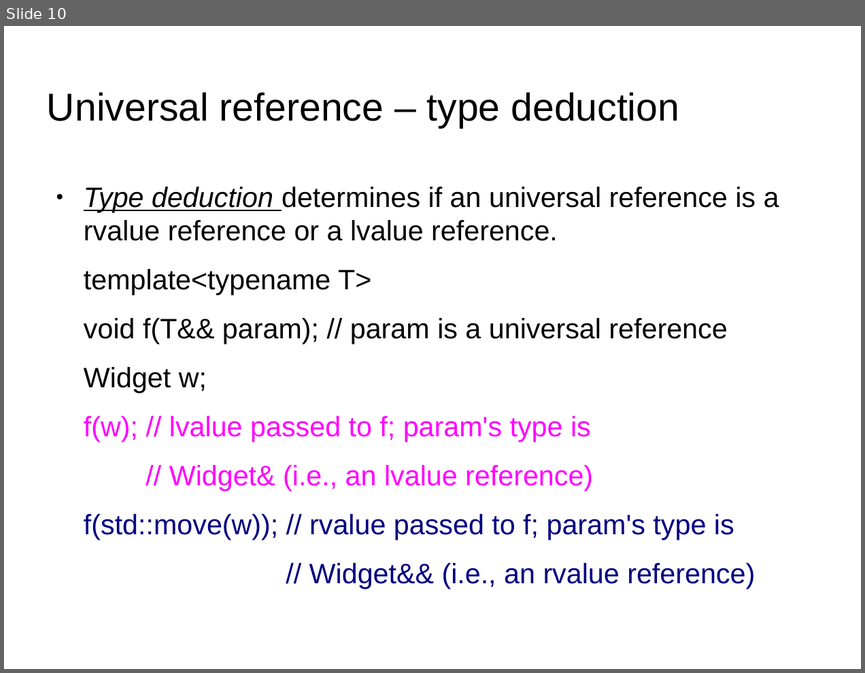
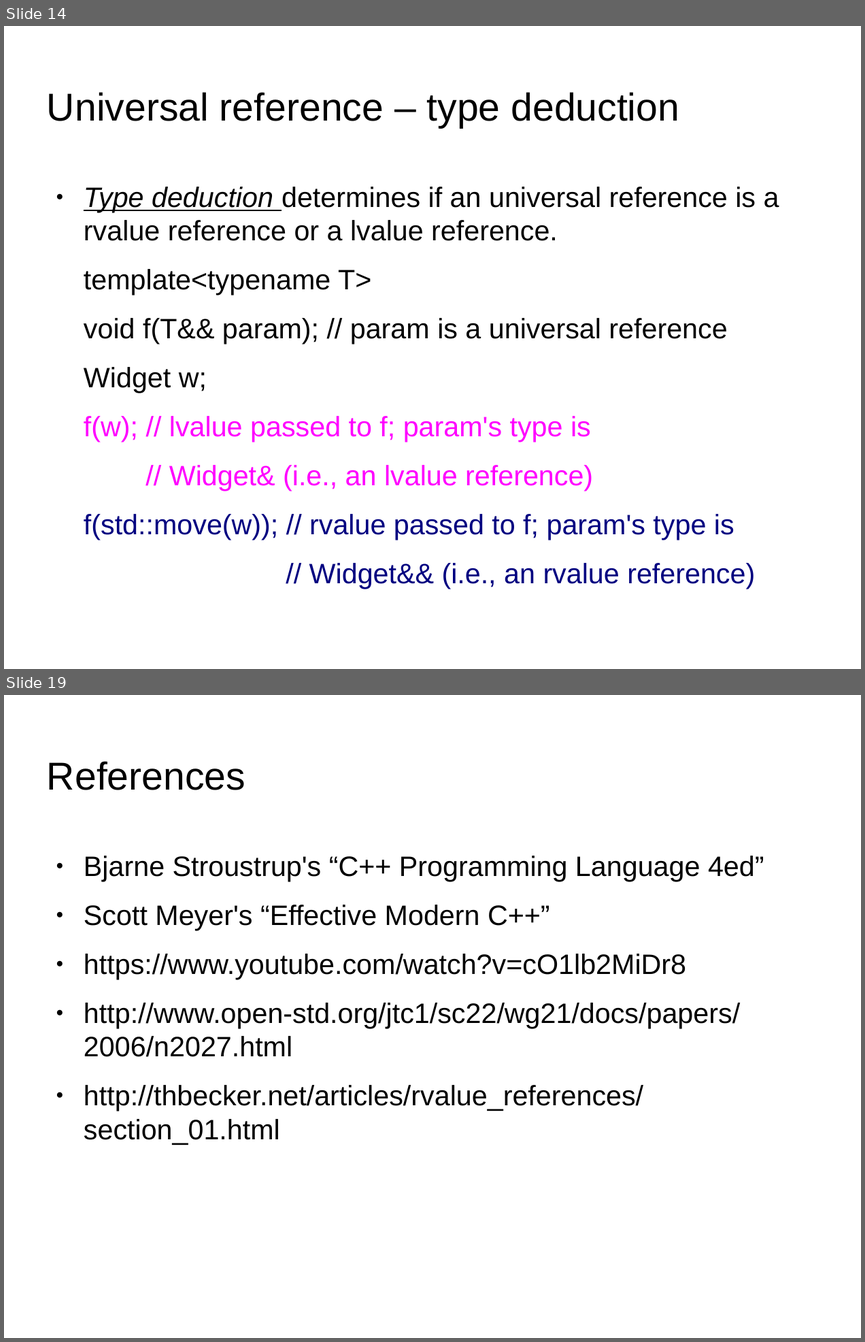
Before and after one commit to kks32/cpp-software-development, a slide deck: Ex16_Rvalue_Move_Semantics/Ex16_Rvalue_Move_Semantics.odp. Shown one above the other, each under a label of ours: slide 10 before the commit, slides 14 and 19 after it; the slides between them are not shown. The pictures are 865x673 and 865x1342 pixels, drawn with LibreOffice and Linux fonts; fonts in the diff are those of the drawing; background and template pictures are left out. Boxes give left, top, right and bottom in pixels: in the first picture for what was removed or moved away, otherwise in the second. Text is boxed around its words. In the diff, an @@ line names an element or a change of style, - is before the commit and + after.

```diff
--- a/Ex16_Rvalue_Move_Semantics/Ex16_Rvalue_Move_Semantics.odp
+++ b/Ex16_Rvalue_Move_Semantics/Ex16_Rvalue_Move_Semantics.odp
@@ slide 19 added at <box>4,695,861,1338</box>, background picture (left out) @@
@@ title added at <box>47,761,245,790</box>, 36 pt, text #000000 @@
+References
@@ text added at <box>84,855,764,1144</box>, 26 pt, text #000000 @@
+● Bjarne Stroustrup's “C++ Programming Language 4ed”
+● Scott Meyer's “Effective Modern C++”
+● https://www.youtube.com/watch?v=cO1lb2MiDr8
+● http://www.open-std.org/jtc1/sc22/wg21/docs/papers/2006/n2027.html
+● http://thbecker.net/articles/rvalue_references/section_01.html
@@ what was slide 10 is now slide 14 @@
```
Also in this commit, not shown: 8 other slides added, 1 slide removed, 2 other files.
